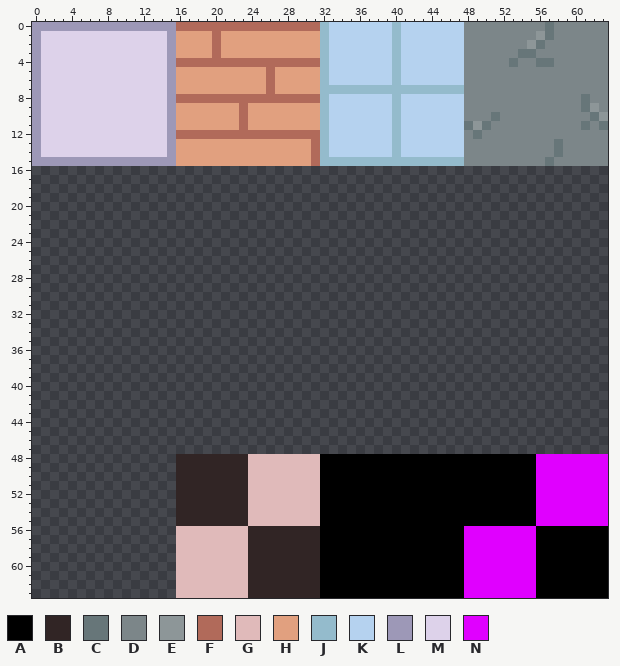
Pixel-art sprite -- Projeto_Suco_de_Laranja/Assets/Sprites/Tilesets/FloorTiles.png. The picture above was drawn from the file before the commit.
The file is 64x64 pixels.
Palette (. is transparent): A #000000  B #312525  C #677679  D #7c8689  E #8d9698  F #b16a5a  G #e0baba  H #e1a07f  J #94bbcc  K #b5d2ef  L #9d98b7  M #ddd2ea  N #e000ff
Pixels before (only the part around the change), first column x 0:
 8 LMMMMMMMMMMMMMMLFFFFFFFFFFFFFFFFJKKKKKKK
 9 LMMMMMMMMMMMMMMLHHHHHHHFHHHHHHHHJKKKKKKK
10 LMMMMMMMMMMMMMMLHHHHHHHFHHHHHHHHJKKKKKKK
11 LMMMMMMMMMMMMMMLHHHHHHHFHHHHHHHHJKKKKKKK
12 LMMMMMMMMMMMMMMLFFFFFFFFFFFFFFFFJKKKKKKK
13 LMMMMMMMMMMMMMMLHHHHHHHHHHHHHHHFJKKKKKKK
14 LMMMMMMMMMMMMMMLHHHHHHHHHHHHHHHFJKKKKKKK
15 LLLLLLLLLLLLLLLLHHHHHHHHHHHHHHHFJJJJJJJJ
16 ........................................
17 ........................................
18 ........................................
19 ........................................
20 ........................................
21 ........................................
22 ........................................
23 ........................................
24 ........................................
25 ........................................
26 ........................................
27 ........................................
28 ........................................
29 ........................................
30 ........................................
31 ........................................
32 ........................................
33 ........................................
34 ........................................
35 ........................................
36 ........................................
37 ........................................
38 ........................................
39 ........................................
40 ........................................
41 ........................................
42 ........................................
After the commit:
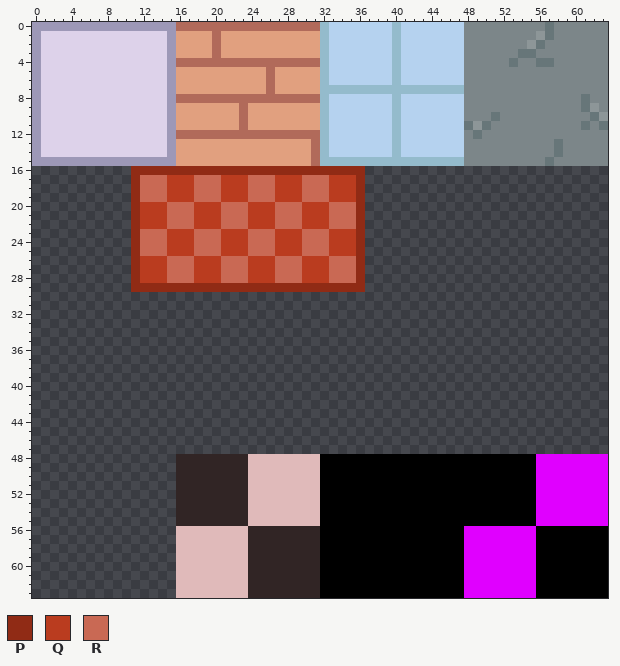
Colours new in this view: P #902b15  Q #ba3c1f  R #c96954
Diff:
Changed rows in their new state; - is an unchanged pixel.
first column x 11:
16 PPPPPPPPPPPPPPPPPPPPPPPPPP
17 PRRRQQQRRRQQQRRRQQQRRRQQQP
18 PRRRQQQRRRQQQRRRQQQRRRQQQP
19 PRRRQQQRRRQQQRRRQQQRRRQQQP
20 PQQQRRRQQQRRRQQQRRRQQQRRRP
21 PQQQRRRQQQRRRQQQRRRQQQRRRP
22 PQQQRRRQQQRRRQQQRRRQQQRRRP
23 PRRRQQQRRRQQQRRRQQQRRRQQQP
24 PRRRQQQRRRQQQRRRQQQRRRQQQP
25 PRRRQQQRRRQQQRRRQQQRRRQQQP
26 PQQQRRRQQQRRRQQQRRRQQQRRRP
27 PQQQRRRQQQRRRQQQRRRQQQRRRP
28 PQQQRRRQQQRRRQQQRRRQQQRRRP
29 PPPPPPPPPPPPPPPPPPPPPPPPPP
